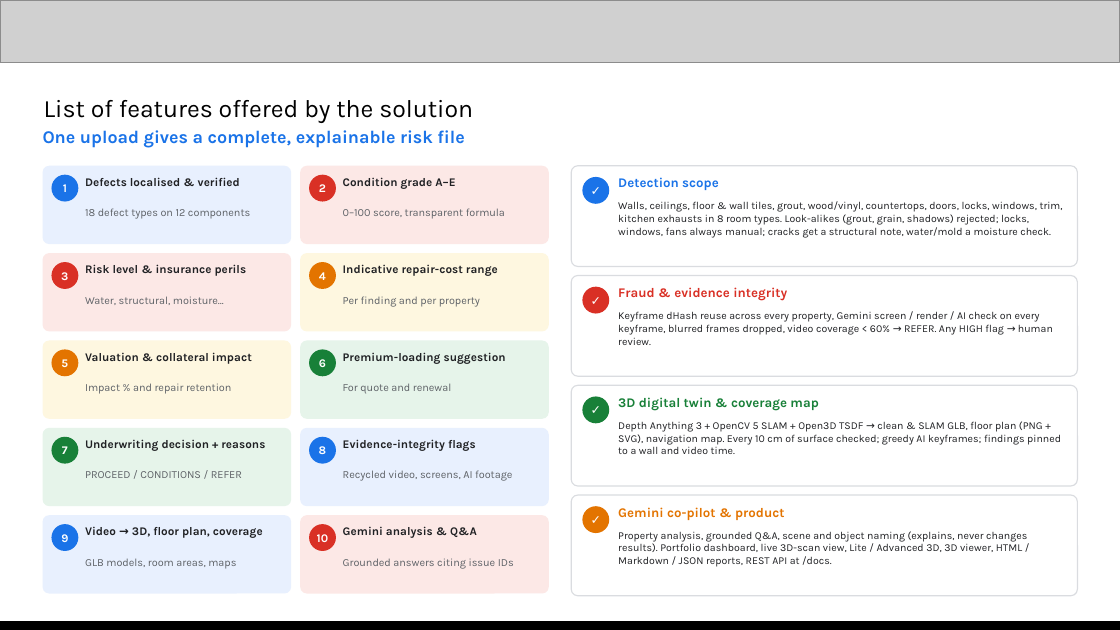
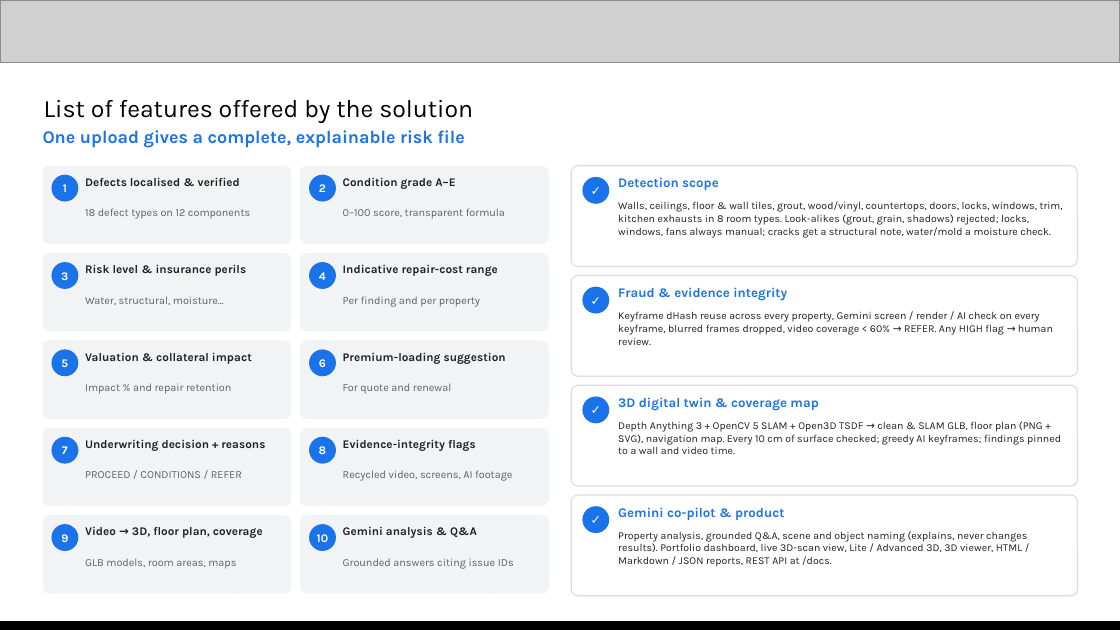
Before and after one commit to XCore-Lab/property-inspection-ai, a slide deck: slide 4 of docs/pitch-deck/Property_Inspection_AI_Submission_Xcore.pptx. Drawn at 1120x630 pixels with LibreOffice and Linux fonts; fonts in the diff are those of the drawing; grey boxes stand for pictures. Boxes give left, top, right and bottom in pixels: in the first picture for what was removed or moved away, otherwise in the second. Text is boxed around its words. In the diff, an @@ line names an element or a change of style, - is before the commit and + after.

Commit message:
Redesign the architecture diagram and refresh deck typography and colours
- New architecture diagram (light and dark) on the architecture slide of both decks and in the README
- Submission deck: one blue accent with neutral cards; red, amber and green kept only for problem vs solution, decision outcomes, the REFER case and caveats
- Pitch deck: Google Sans Flex throughout, sizes adjusted to keep the original layout
- Google Sans Flex embedded in both decks so they display correctly without the font installed

```diff
--- a/docs/pitch-deck/Property_Inspection_AI_Submission_Xcore.pptx
+++ b/docs/pitch-deck/Property_Inspection_AI_Submission_Xcore.pptx
@@ rounded rectangle at (300, 253, 549, 332): fill #FEF7E0 to #F1F3F4 @@
@@ fill #D93025 to #1A73E8 in 4 elements at (309, 175, 336, 202), (52, 262, 78, 289), (309, 524, 336, 551), (582, 287, 609, 314) @@
@@ text "Fraud & evidence integrity" at (618, 287, 787, 301): text colour #D93025 to #1A73E8 @@
@@ rounded rectangle at (43, 340, 291, 419): fill #FEF7E0 to #F1F3F4 @@
@@ rounded rectangle at (300, 340, 549, 419): fill #E6F4EA to #F1F3F4 @@
@@ fill #188038 to #1A73E8 in 3 elements at (309, 349, 336, 376), (52, 437, 78, 464), (582, 396, 609, 423) @@
@@ text "3D digital twin & coverage ..." at (618, 397, 818, 411): text colour #188038 to #1A73E8 @@
@@ rounded rectangle at (43, 428, 291, 506): fill #E6F4EA to #F1F3F4 @@
@@ fill #E37400 to #1A73E8 in 3 elements at (309, 262, 336, 289), (52, 349, 78, 376), (582, 506, 609, 533) @@
@@ text "Gemini co-pilot & product" at (618, 507, 784, 520): text colour #E37400 to #1A73E8 @@
@@ fill #FCE8E6 to #F1F3F4 in 3 elements at (300, 166, 549, 244), (43, 253, 291, 332), (300, 515, 549, 594) @@
```
Also in this commit, not shown: 9 other slides changed, 7 other files.
